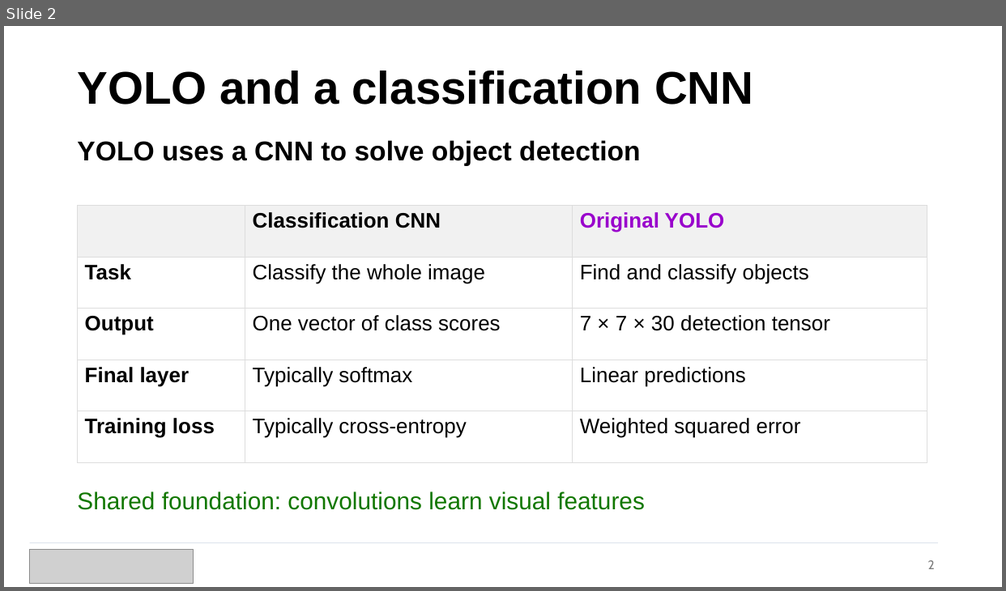
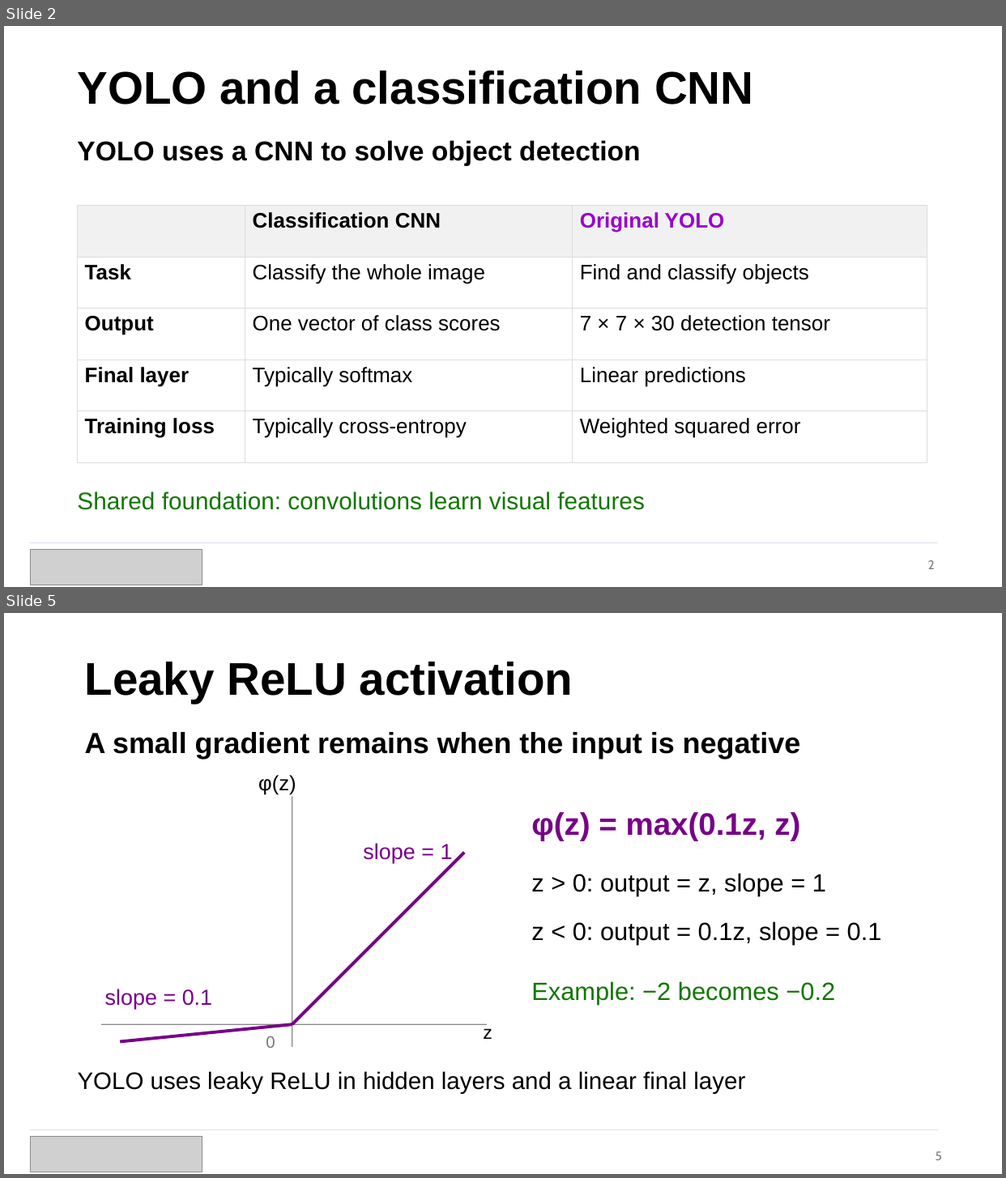
Before and after one commit to navrajkambo/EECE568_26-27, a slide deck: Paper Presentation/YOLO - UBC EECE 568.pptx. Shown one above the other, each under a label of ours: slide 2 before the commit, slides 2 and 5 after it; the slides between them are not shown. The pictures are 1006x591 and 1006x1178 pixels, drawn with LibreOffice and Linux fonts; fonts in the diff are those of the drawing; grey boxes stand for pictures. Boxes give left, top, right and bottom in pixels: in the first picture for what was removed or moved away, otherwise in the second. Text is boxed around its words. In the diff, an @@ line names an element or a change of style, - is before the commit and + after.

Commit message:
updated YOLO presentation

```diff
--- a/Paper Presentation/YOLO - UBC EECE 568.pptx
+++ b/Paper Presentation/YOLO - UBC EECE 568.pptx
@@ slide 5 added at (4,613,1002,1174), background #FFFFFF @@
@@ text added at (85,662,573,703), 44 pt, text #000000, bold @@
+Leaky ReLU activation
@@ text added at (85,732,801,759), 28 pt, text #000000, bold @@
+A small gradient remains when the input is negative
@@ text added at (258,775,296,795), 20 pt, text #000000 @@
+φ(z)
@@ line added from (292, 796) to (292, 1047), #888888 1 pt @@
@@ text added at (531,812,800,841), 30 pt, text #770088, bold @@
+φ(z) = max(0.1z, z)
@@ line added from (292, 1024) to (464, 853), #770088 3 pt @@
@@ text added at (363,843,453,863), 21 pt, text #770088 @@
+slope = 1
@@ text added at (531,873,826,897), 24 pt, text #000000 @@
+z > 0: output = z, slope = 1
@@ text added at (531,922,882,945), 24 pt, text #000000 @@
+z < 0: output = 0.1z, slope = 0.1
@@ text added at (105,989,212,1009), 21 pt, text #770088 @@
+slope = 0.1
@@ text added at (531,982,835,1005), 24 pt, text #117700 @@
+Example: −2 becomes −0.2
@@ line added from (101, 1024) to (487, 1024), #888888 1 pt @@
@@ line added from (120, 1042) to (292, 1024), #770088 3 pt @@
@@ text added at (483,1024,492,1039), 18 pt, text #000000 @@
+z
@@ text added at (266,1037,275,1048), 16 pt, text #777777 @@
+0
@@ text added at (78,1071,745,1094), 23 pt, text #000000 @@
+YOLO uses leaky ReLU in hidden layers and a linear final layer
@@ rectangle added at (29,1131,938,1131), fill #DCE2EB @@
@@ picture added at (30,1136,202,1172) @@
@@ text added at (936,1152,942,1161), 12 pt, text #7A7A7A @@
+5
@@ slide 2 changed as well @@
@@ picture: place and size @@
-picture at (29,550,194,584)
+picture at (30,549,202,585)
```
Also in this commit, not shown: 14 other slides changed, 6 other slides added, 1 other file.
